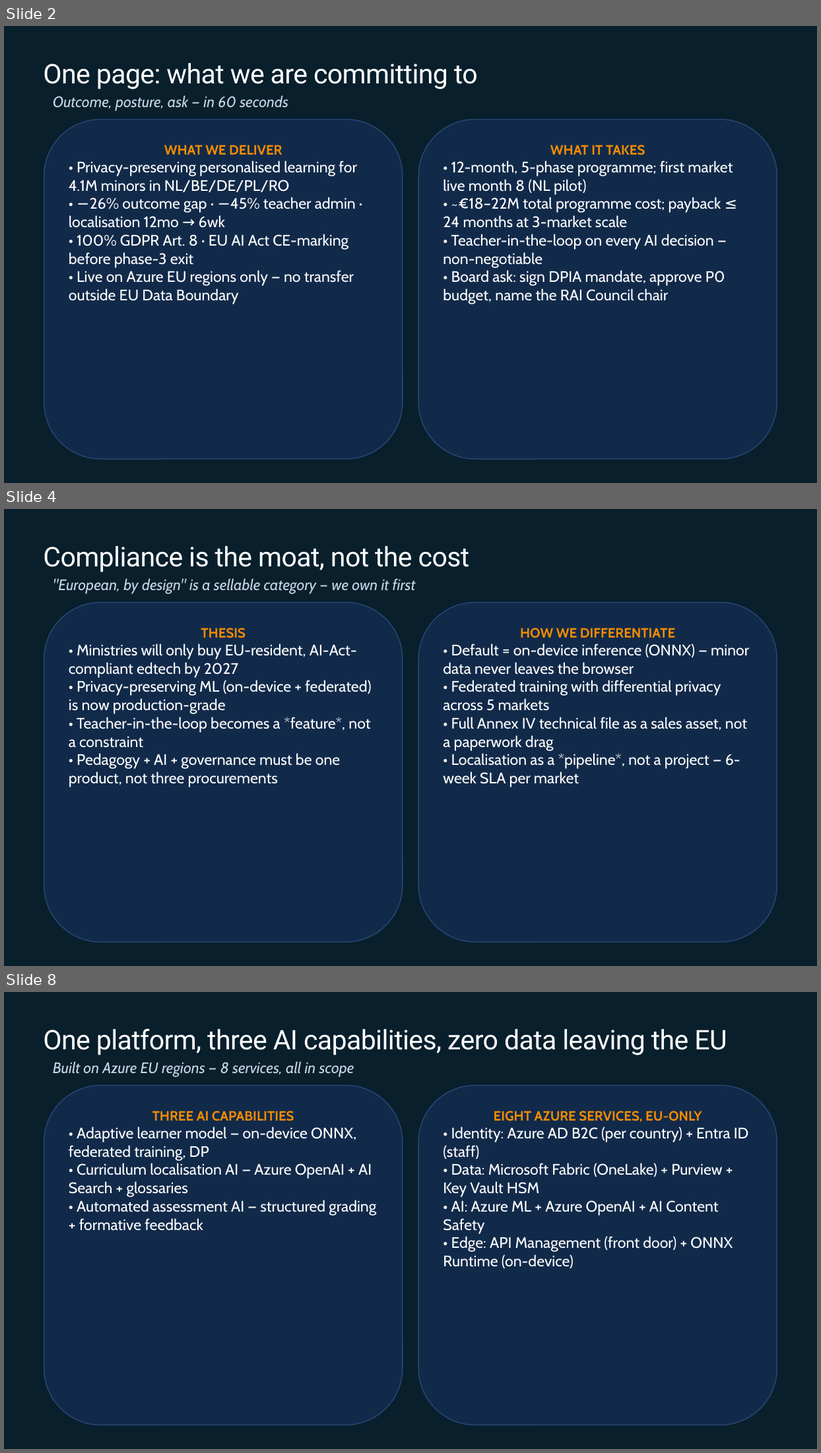
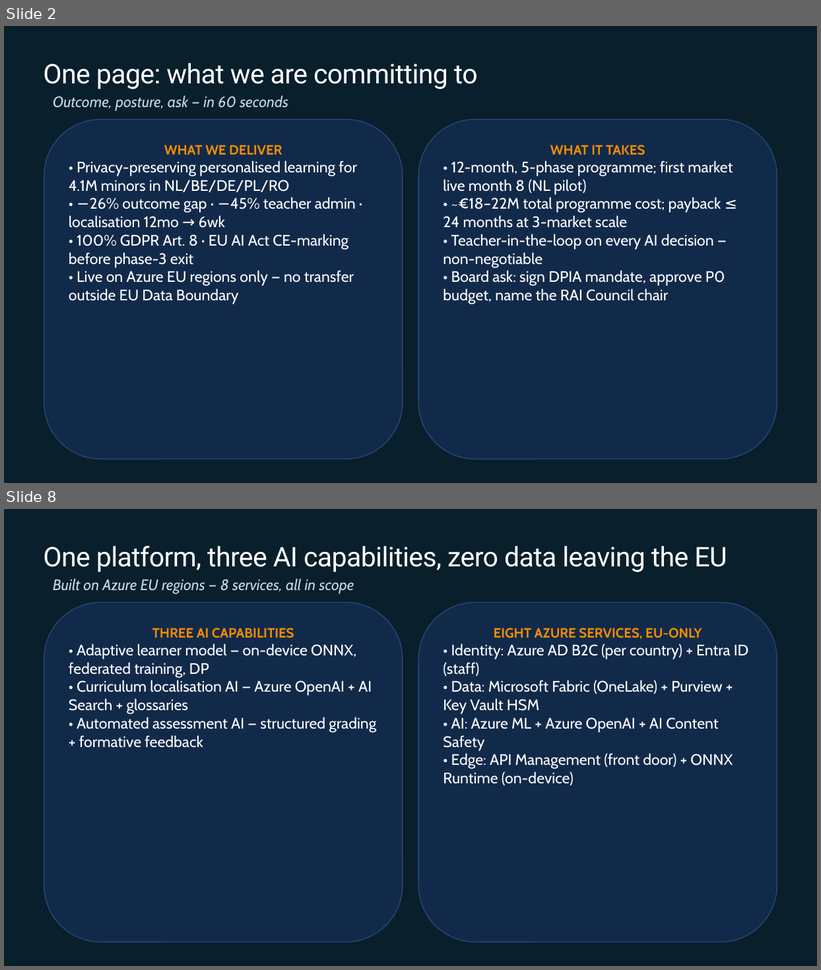
Before and after one commit to EtienneSIG/AMA_Project, a slide deck: Restitution01/build/LearnEU-CXO-Restitution.pptx. Shown one above the other, each under a label of ours: slides 2, 4 and 8 before the commit, slides 2 and 8 after it; the slides between them are not shown. The pictures are 821x1453 and 821x970 pixels, drawn with LibreOffice and Linux fonts; fonts in the diff are those of the drawing; background and template pictures are left out. Boxes give left, top, right and bottom in pixels: in the first picture for what was removed or moved away, otherwise in the second. Text is boxed around its words. In the diff, an @@ line names an element or a change of style, - is before the commit and + after.

```diff
--- a/Restitution01/build/LearnEU-CXO-Restitution.pptx
+++ b/Restitution01/build/LearnEU-CXO-Restitution.pptx
@@ slide 4 removed at (x1=4, y1=509, x2=817, y2=966), background #091F2C @@
@@ title removed at (x1=43, y1=546, x2=470, y2=572) @@
-Compliance is the moat, not the cost
@@ text removed at (x1=53, y1=578, x2=416, y2=594) @@
-"European, by design" is a sellable category — we own it first
@@ rounded rectangle removed at (x1=44, y1=602, x2=403, y2=943) @@
-THESIS
-• Ministries will only buy EU-resident, AI-Act-compliant edtech by 2027
-• Privacy-preserving ML (on-device + federated) is now production-grade
-• Teacher-in-the-loop becomes a *feature*, not a constraint
-• Pedagogy + AI + governance must be one product, not three procurements
@@ rounded rectangle removed at (x1=418, y1=602, x2=778, y2=943) @@
-HOW WE DIFFERENTIATE
-• Default = on-device inference (ONNX) — minor data never leaves the browser
-• Federated training with differential privacy across 5 markets
-• Full Annex IV technical file as a sales asset, not a paperwork drag
-• Localisation as a *pipeline*, not a project — 6-week SLA per market
```
Also in this commit, not shown: 3 slides changed, 4 slides added, 3 other slides removed, 28 other files.
